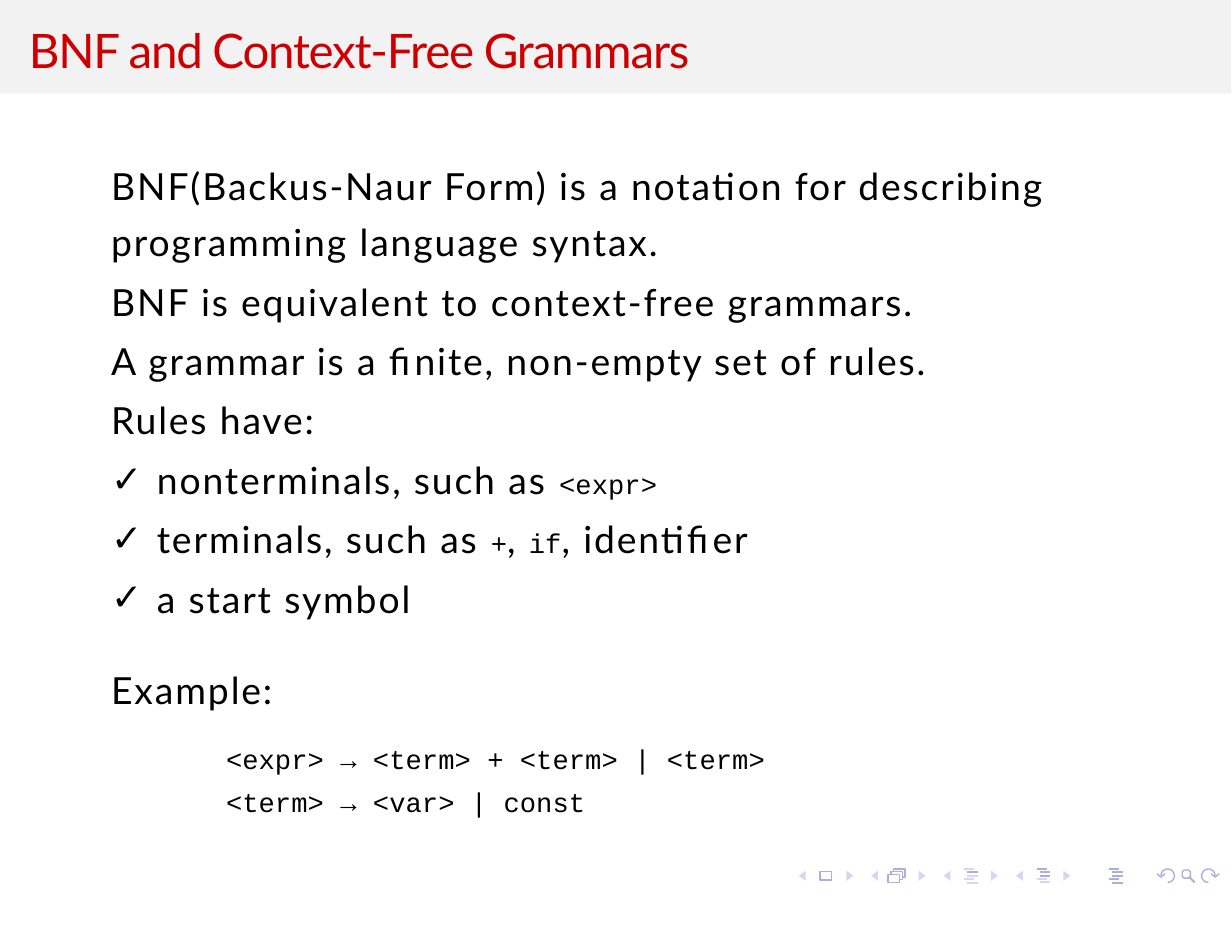
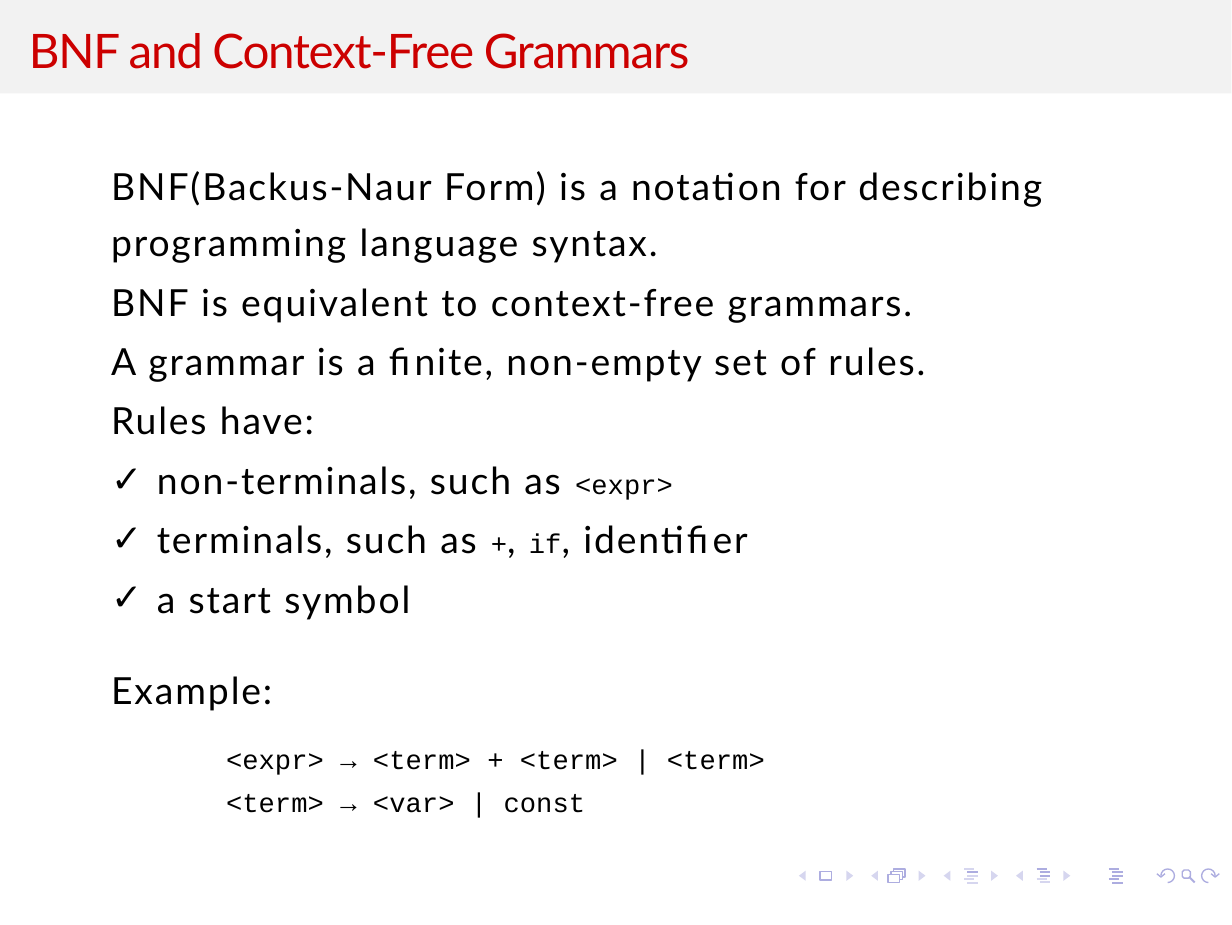
Before and after one commit to kevinsuo/kevinsuo.github.io, a slide deck: slide 6 of teaching/2026Summer/5070/Slides/8.pptx. Drawn at 1232x925 pixels with LibreOffice and Linux fonts; fonts in the diff are those of the drawing; background and template pictures are left out. Boxes give left, top, right and bottom in pixels: in the first picture for what was removed or moved away, otherwise in the second. Text is boxed around its words. In the diff, an @@ line names an element or a change of style, - is before the commit and + after.

```diff
--- a/teaching/2026Summer/5070/Slides/8.pptx
+++ b/teaching/2026Summer/5070/Slides/8.pptx
@@ text at <box>157,466,673,500</box>: text changed @@
-✓ nonterminals, such as <expr>
+✓ non-terminals, such as <expr>
```
Also in this commit, not shown: 7 other slides changed, 1 other file.
